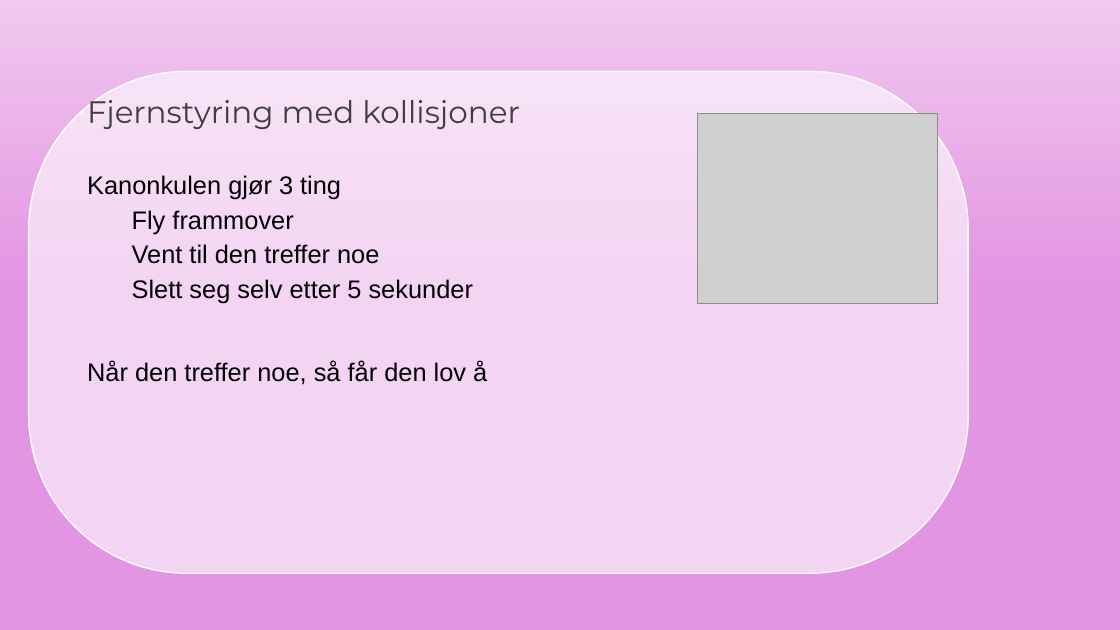
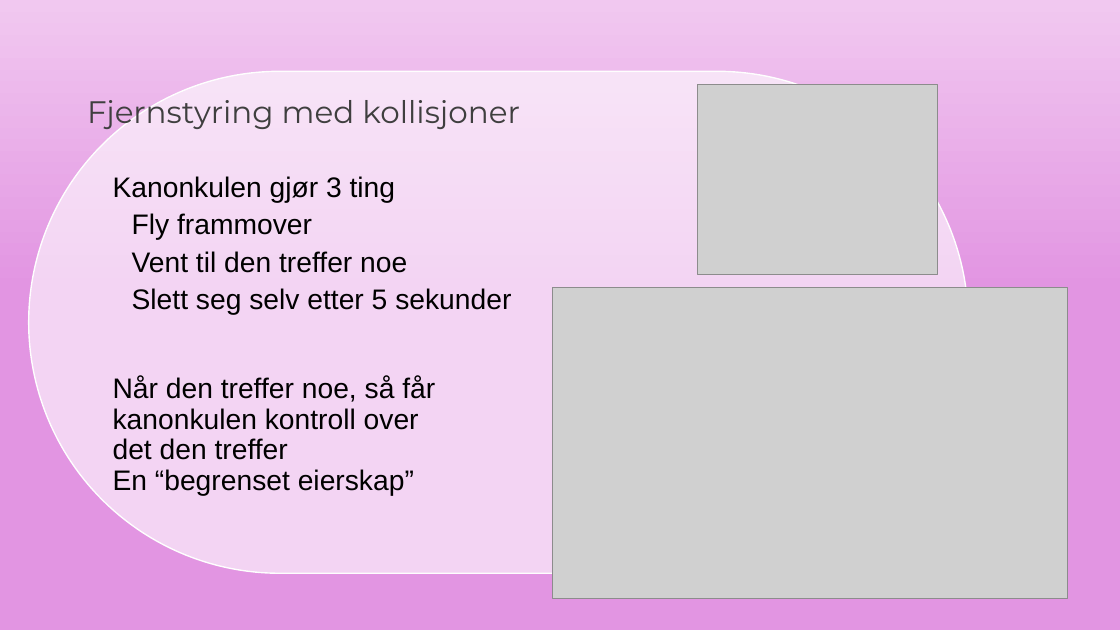
Before and after one commit to nuclearmayhem1/PapirStridsvogner, a slide deck: slide 17 of GodotIntroKurs.odp (slide 16 before the commit). Drawn at 1120x630 pixels with LibreOffice and Linux fonts; fonts in the diff are those of the drawing; grey boxes stand for pictures; background and template pictures are left out. Boxes give left, top, right and bottom in pixels: in the first picture for what was removed or moved away, otherwise in the second. Text is boxed around its words. In the diff, an @@ line names an element or a change of style, - is before the commit and + after.

Commit message:
Finished some WIP slides

```diff
--- a/GodotIntroKurs.odp
+++ b/GodotIntroKurs.odp
@@ rounded rectangle at (28, 71, 969, 573): proportions changed @@
@@ picture: place and size @@
-picture at (698, 114, 938, 304)
+picture at (698, 84, 938, 274)
@@ title at (113, 176, 511, 315): size 18 to 20 pt in "Kanonkulen gjør 3 ting", "Fly frammover", "Vent til den treffer noe", "Slett seg selv etter 5 sekunder" @@
@@ picture added at (553, 288, 1068, 599) @@
@@ title at (113, 376, 435, 496): text changed; size 18 to 20 pt @@
-Når den treffer noe, så får den lov å
+Når den treffer noe, så får
+kanonkulen kontroll over
+det den treffer
+En “begrenset eierskap”
```
Also in this commit, not shown: 16 other slides changed, 1 slide added.
